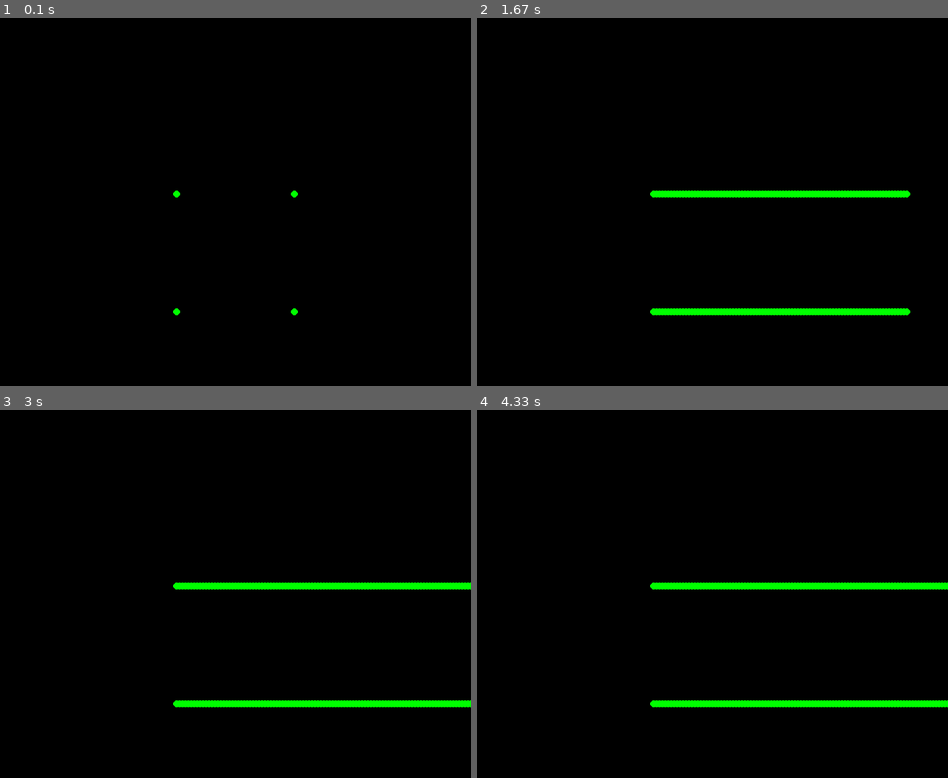
Above: before the commit, frames 1-4 (two rows, left to right).
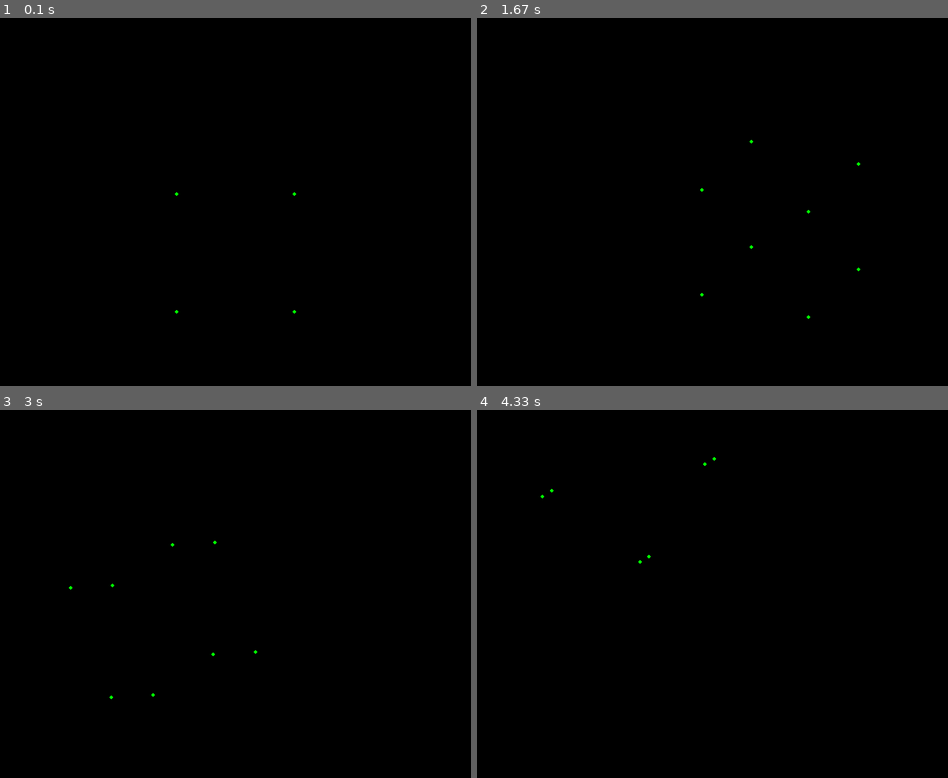
Above: after the commit, the same moments.

Repository: poonchoi/3D-GRAPHICS-ENGINE
Game: pygame game, started from _librarytest.py
Two runs of this game, one before a commit and one after it. Both use one fixed random seed, a clock stepped at 60 frames per second and the inputs below.
Inputs:
- Up to frame 1 (0.1 s): no input
- Up to frame 2 (1.67 s): hold W 0.33-0.8 s; hold Right 0.33-0.8 s; hold Right 0.83-1.3 s; hold D 0.83-1.3 s; hold Up 1.33-1.63 s; hold W 1.33-1.63 s
- Up to frame 3 (3 s): hold Right 1.67-2.13 s; hold D 1.67-2.13 s; hold Left 2.17-2.7 s; hold A 2.17-2.7 s; hold Down from 2.73 s (still down); hold S from 2.73 s (still down)
- Up to frame 4 (4.33 s): release Down at 3.03 s; release S at 3.03 s; hold Left 3.07-3.47 s; hold A 3.07-3.47 s; hold Up 3.5-3.87 s; hold W 3.5-3.87 s; hold Right from 3.9 s (still down); hold D from 3.9 s (still down)

The runs differ from the first frame. In frame 1, less than 0.1% of the frame differs, in the area x 36-64%, y 46-81%; in frame 2, 2.1%; in frame 3, 2.4%, in the area x 14-100%, y 35-81%; in frame 4, 2.4%.

Commit message:
testing perspective

Diff:
--- a/previous-tests/test1/object_3d.py
+++ b/previous-tests/test1/object_3d.py
@@ -17,7 +17,7 @@
 
         self.font = pg.font.SysFont('Arial', 30, bold=True)
         self.color_faces = [(pg.Color('orange'), face) for face in self.faces]
-        self.movement_flag, self.draw_vertices = True, False
+        self.movement_flag, self.draw_vertices = False, False
         self.label = ''
 
     def draw(self):
--- a/pygame3D/pg3d.py
+++ b/pygame3D/pg3d.py
@@ -16,6 +16,7 @@
         self.clock = pg.time.Clock()
         self.world = World(self.RES, self.screen, self)
 
+
     def add_point(self, point):
         self.world.add_point(point)
 
@@ -39,8 +40,11 @@
 class World():
     def __init__(self, dimensions, screen, app):
         self.app = app
-        self.camera_pos = [0, 0, 0]
+        self.camera_pos = [0, 0, -100]
         self.movement_speed = 5
+        self.angle_speed = 0.001
+        self.angle_left = 0
+        self.angle_right = 0
         self.angle = 0
         self.dimensions = dimensions
         self.h_width = dimensions[0] // 2
@@ -60,33 +64,6 @@
         self.all_shapes.append(shape)
 
 
-    def rotate_x(self):
-        """
-        rotates point in x axis by given angle
-        """
-        for shape in self.all_shapes:
-            for point in shape:
-                point.rotate_x(self.angle)
-
-
-    def rotate_y(self):
-        """
-        rotates point in y axis by given angle
-        """
-        for shape in self.all_shapes:
-            for point in shape:
-                point.rotate_y(self.angle)
-
-
-    def rotate_z(self):
-        """
-        rotates point in z axis by given angle
-        """
-        for shape in self.all_shapes:
-            for point in shape:
-                point.rotate_y(self.angle)
-
-
     def translate(self, new_pos):
         """
         moves point by given values in x, y & z
@@ -104,15 +81,21 @@
         Loops through all the points of the shapes that have created by the user,
         then projects the points so they can be drawn on a 2d screen
         """
+        self.screen.fill(0)
         for shape in self.all_shapes:
             for point in shape: # only draw point if z coordinate is in front of camera
                 projected = point.project()
                 x, y, z = projected
-                pg.draw.circle(self.screen, (0,255,0), (x + self.h_width, y + self.h_height), 6)
+                pg.draw.circle(self.screen, (0,255,0), (x + self.h_width, y + self.h_height), 3)
 
 
     def check_movement(self):
+        # if self.angle > m.pi:
+        #     self.angle = 0
+        # print(self.angle)
+
         key = pg.key.get_pressed()
+
         if key[pg.K_w]:
             self.camera_pos[2] += self.movement_speed
             self.translate((0, 0, self.movement_speed))
@@ -127,11 +110,25 @@
             self.translate((self.movement_speed, 0, 0))
 
         if key[pg.K_RIGHT]:
-            self.angle += 0.01
-            self.rotate_y()
+            self.angle_right += self.angle_speed
+            for shape in self.all_shapes:
+                for point in shape:
+                    point.rotate_y(-self.angle_right)
         if key[pg.K_LEFT]:
-            self.angle -= 0.01
-            self.rotate_y()
+            self.angle_left += self.angle_speed
+            for shape in self.all_shapes:
+                for point in shape:
+                    point.rotate_y(self.angle_left)
+        if key[pg.K_UP]:
+            self.angle += self.angle_speed
+            for shape in self.all_shapes:
+                for point in shape:
+                    point.rotate_x(self.angle)
+        if key[pg.K_DOWN]:
+            self.angle -= self.angle_speed
+            for shape in self.all_shapes:
+                for point in shape:
+                    point.rotate_x(self.angle)
 
 
 
@@ -161,6 +158,13 @@
         projection_matrix = Matrix([[1, 0, 0],
                                     [0, 1, 0],
                                     [0, 0, 0]])
+        # if self[2] != 0:
+        #     z = 1/self[2]
+        # else:
+        #     z = 0
+        # projection_matrix = Matrix([[z, 0, 0],
+        #                             [0, z, 0],
+        #                             [0, 0, 0]])
         new_point = self.coordinate * projection_matrix
         return new_point[0]
 
@@ -173,7 +177,7 @@
                           [0, m.cos(angle), m.sin(angle)],
                           [0, -m.sin(angle), m.cos(angle)]])
 
-        return self.coordinate * rotateX
+        self.coordinate *= rotateX
 
 
     def rotate_y(self, angle):
@@ -183,18 +187,18 @@
         rotateY = Matrix([[m.cos(angle), 0, -m.sin(angle)],
                           [0, 1, 0],
                           [m.sin(angle), 0, m.cos(angle)]])
-        return self.coordinate * rotateY
+        self.coordinate *= rotateY
 
 
     def rotate_z(self, angle):
         """
         rotates point in z axis by given angle
         """
-        rotateZ = Matrix([[m.cos(angle), m.sin(angle), 0],
-                          [-m.sin(angle), m.cos(angle), 0],
+        rotateZ = Matrix([[m.cos(angle), -m.sin(angle), 0],
+                          [m.sin(angle), m.cos(angle), 0],
                           [0, 0, 1]])
         for shape in self.all_shapes:
             for point in shape:
                 point = point * rotateZ
 
-        return self.coordinate * rotateZ
+        self.coordinate *= rotateZ
